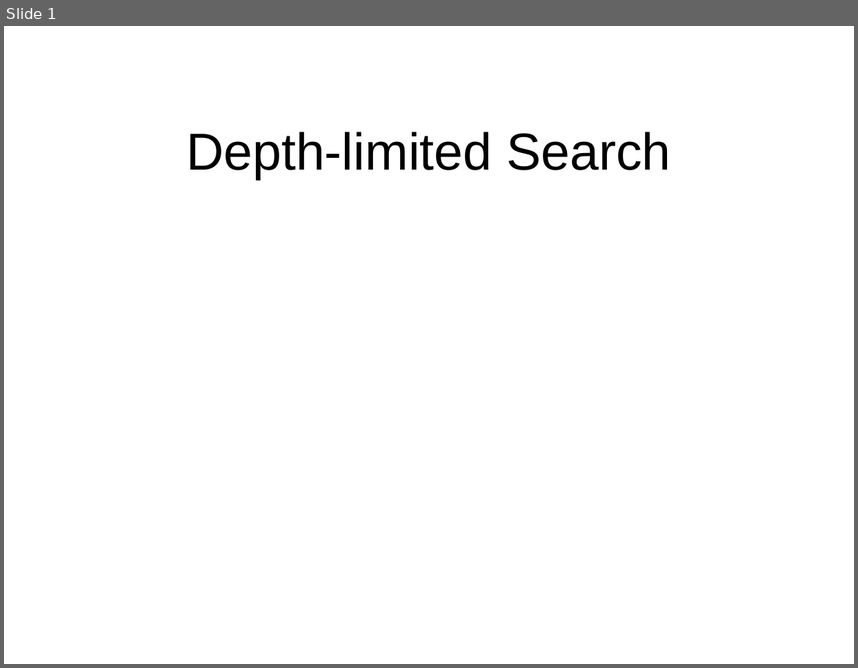
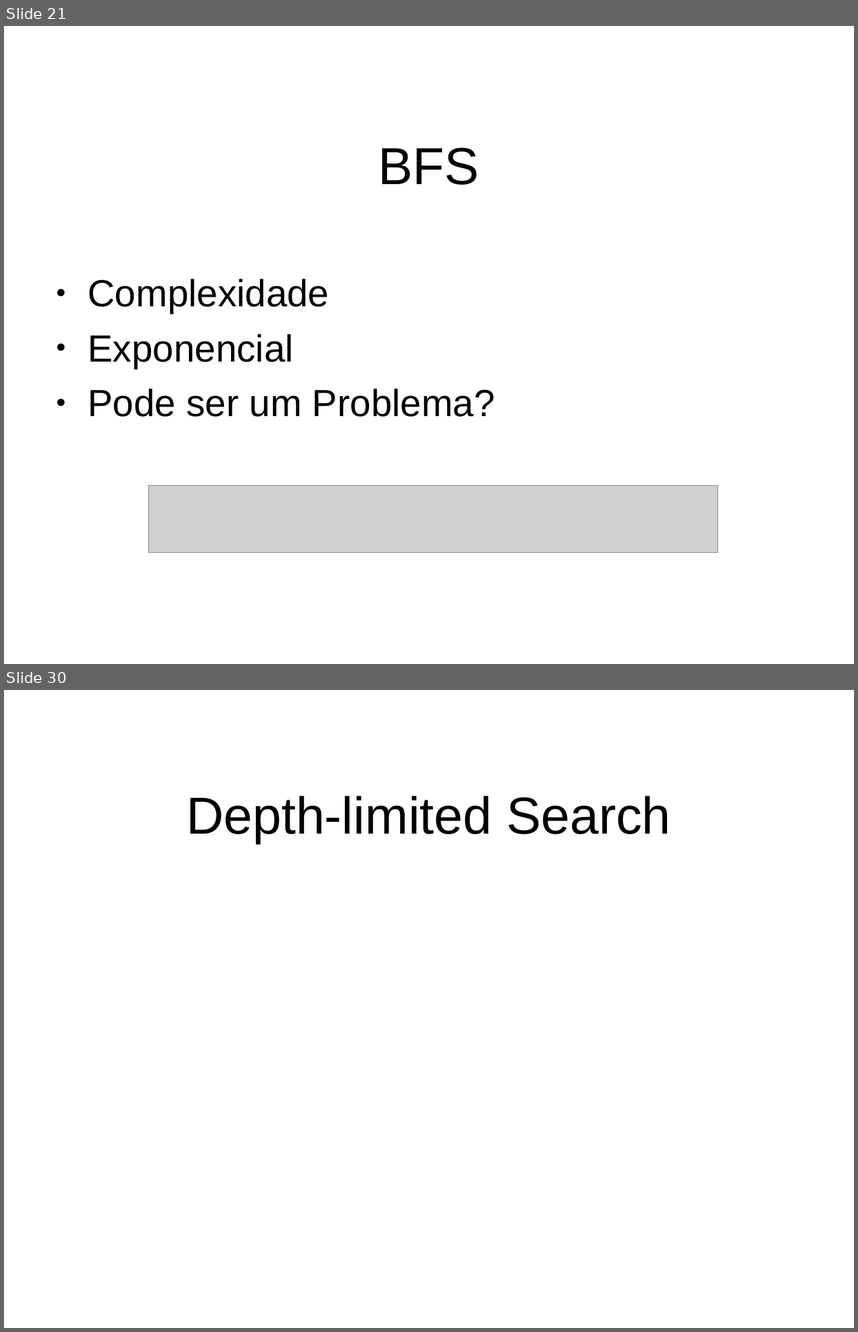
Before and after one commit to RafaelQuirino/SearchingProblems, a slide deck: slides.odp. Shown one above the other, each under a label of ours: slide 1 before the commit, slides 21 and 30 after it; the slides between them are not shown. The pictures are 858x668 and 858x1332 pixels, drawn with LibreOffice and Linux fonts; fonts in the diff are those of the drawing; grey boxes stand for pictures; background and template pictures are left out. Boxes give left, top, right and bottom in pixels: in the first picture for what was removed or moved away, otherwise in the second. Text is boxed around its words. In the diff, an @@ line names an element or a change of style, - is before the commit and + after.

```diff
--- a/slides.odp
+++ b/slides.odp
@@ slide 21 added at <box>4,26,854,664</box>, background picture (left out) @@
@@ title added at <box>379,147,479,185</box>, 44 pt, text #000000 @@
+BFS
@@ text added at <box>87,279,495,417</box>, 32 pt, text #000000 @@
+● Complexidade
+● Exponencial
+● Pode ser um Problema?
@@ picture added at <box>148,485,718,552</box> @@
@@ what was slide 1 is now slide 30 @@
```
Also in this commit, not shown: 28 other slides added.
